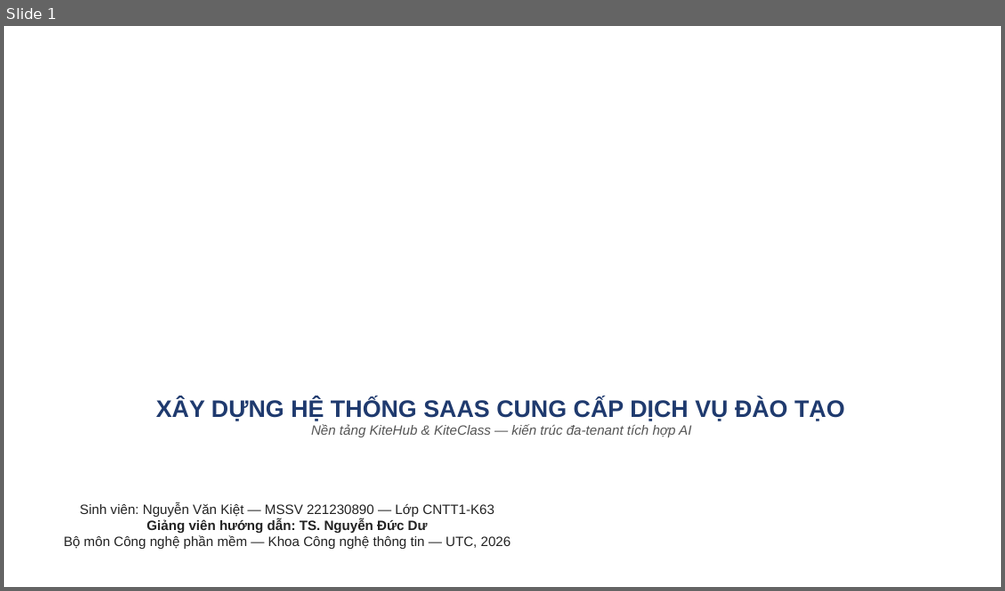
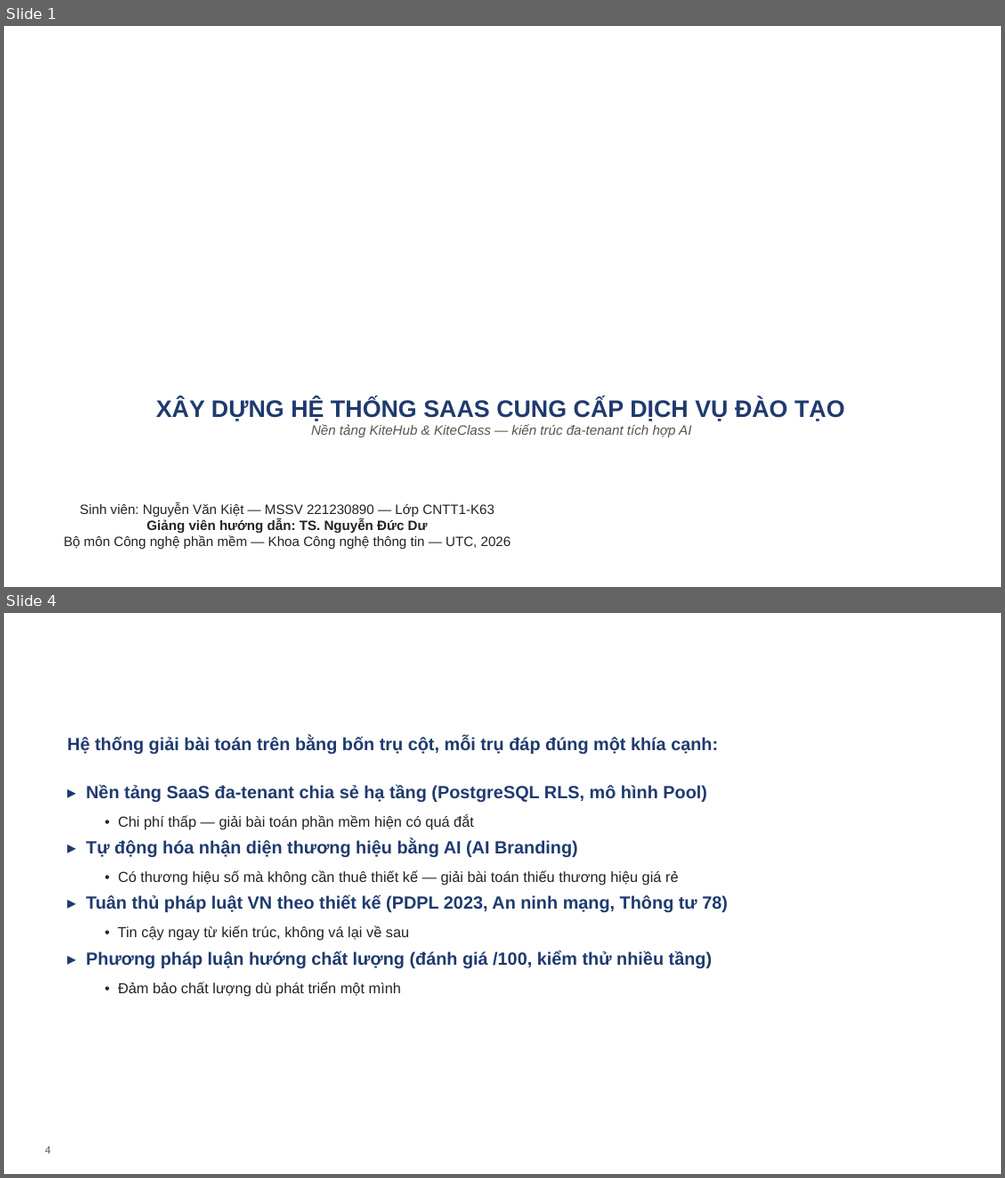
Before and after one commit to VictorAurelius/2026-Kite-Class-Platform, a slide deck: documents/08-thesis/defense/KiteHub-baove-khoaluan-20slide.pptx. Shown one above the other, each under a label of ours: slide 1 before the commit, slides 1 and 4 after it; the slides between them are not shown. The pictures are 1005x591 and 1005x1178 pixels, drawn with LibreOffice and Linux fonts; fonts in the diff are those of the drawing; background and template pictures are left out. Boxes give left, top, right and bottom in pixels: in the first picture for what was removed or moved away, otherwise in the second. Text is boxed around its words. In the diff, an @@ line names an element or a change of style, - is before the commit and + after.

Commit message:
docs(thesis): deck restructure — bài toán+cách giải quyết slide mở đầu + rút gọn 19 main/4 phụ lục (#2480)
- Slide 3 'Bài toán' làm sắc + slide 4 'Cách giải quyết — bốn trụ cột' MỚI → mạch problem→solution ngay 2 slide đầu (theo yêu cầu thầy cô)
- Rút gọn: đẩy C4 L2 / vòng đời tenant / CI/CD chi tiết xuống Phụ lục (PL1-3, bật khi hỏi); gộp 2 slide sản phẩm (giao diện + AI Free-vs-Paid). Main 19 slide ~17 phút (từ ~20)
- Đồng bộ AI provider trong builder: GPT-4V/DALL-E3/Ollama → SDXL/Replicate (~0,0012 USD/ảnh), khớp văn nói + canonical Chương 1
- Văn nói cập nhật khớp 23 slide + thêm văn nói slide 4; verify layout qua PIL (title trong band, fit OK); rebuild pptx 23 slide

```diff
--- a/documents/08-thesis/defense/KiteHub-baove-khoaluan-20slide.pptx
+++ b/documents/08-thesis/defense/KiteHub-baove-khoaluan-20slide.pptx
@@ slide 4 added at [4, 613, 1001, 1174], background picture (left out) @@
@@ text added at [67, 736, 718, 754], 17 pt, text #1F3A6E, bold @@
+Hệ thống giải bài toán trên bằng bốn trụ cột, mỗi trụ đáp đúng một khía cạnh:
@@ text added at [86, 785, 728, 996], 17 pt, text #1F3A6E, bold @@
+▸ Nền tảng SaaS đa-tenant chia sẻ hạ tầng (PostgreSQL RLS, mô hình Pool)
+  • Chi phí thấp — giải bài toán phần mềm hiện có quá đắt
+▸ Tự động hóa nhận diện thương hiệu bằng AI (AI Branding)
+  • Có thương hiệu số mà không cần thuê thiết kế — giải bài toán thiếu thương hiệu giá rẻ
+▸ Tuân thủ pháp luật VN theo thiết kế (PDPL 2023, An ninh mạng, Thông tư 78)
+  • Tin cậy ngay từ kiến trúc, không vá lại về sau
+▸ Phương pháp luận hướng chất lượng (đánh giá /100, kiểm thử nhiều tầng)
+  • Đảm bảo chất lượng dù phát triển một mình
@@ text added at [219, 816, 242, 830], 24 pt, text #FFFFFF, bold @@
+Cách giải quyết — bốn trụ cột (tổng quan)
@@ text added at [45, 1146, 50, 1153], 10 pt, text #555555 @@
+4
```
Also in this commit, not shown: 16 slides changed, 1 other slide added, 1 slide removed, 2 other files.
